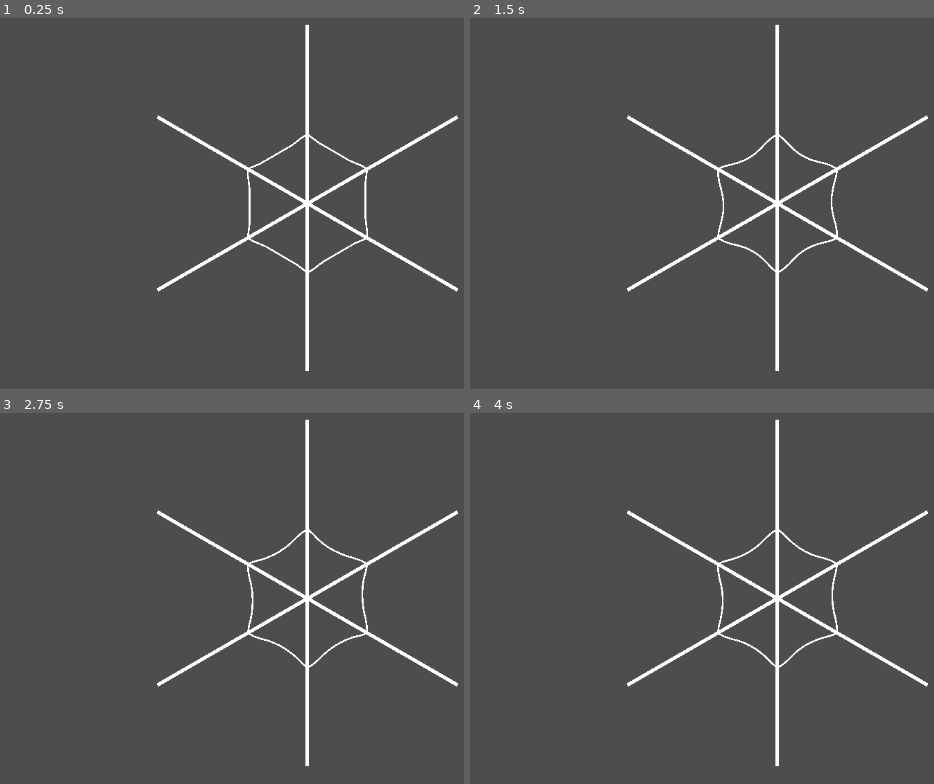
Above: before the commit, frames 1-4 (two rows, left to right).
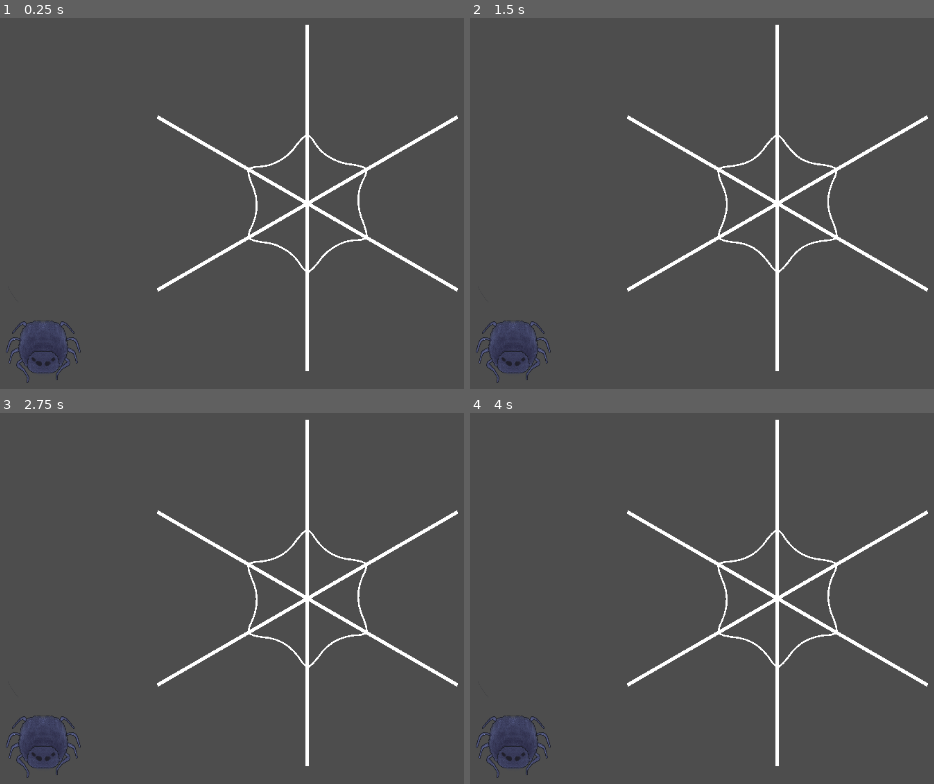
Above: after the commit, the same moments.

Repository: Ofir160/Itsy-Bitsy-Spider-Repository
Game: Godot game, scene res://Scenes/level_1.tscn
The game is run twice, just before and just after one commit, with the same random seed, the same clock (stepped at 60 frames per second) and the same inputs.
Inputs:
- Up to frame 1 (0.25 s): no input
- Up to frame 2 (1.5 s): no input
- Up to frame 3 (2.75 s): no input
- Up to frame 4 (4 s): no input

The runs differ from the first frame. In frame 1, 1.7% of the frame differs, in the area x 1-80%, y 31-99%; in frame 2, 1.6%; in frame 3, 1.6%; in frame 4, 1.6%.

Commit message:
Small Changes / Added the player script
:p

Diff:
--- a/Scenes/frame_thread.tscn
+++ b/Scenes/frame_thread.tscn
@@ -1,5 +1,8 @@
-[gd_scene format=3 uid="uid://do3ooc0q0aq8m"]
+[gd_scene load_steps=2 format=3 uid="uid://do3ooc0q0aq8m"]
 
-[node name="frame_thread" type="Line2D"]
+[ext_resource type="Script" uid="uid://w5ryjq2fxecd" path="res://Scripts/frame_thread.gd" id="1_jxgr6"]
+
+[node name="frame" type="Line2D"]
 points = PackedVector2Array(0, 0, 0, 0)
 width = 5.0
+script = ExtResource("1_jxgr6")
--- a/Scenes/level_1.tscn
+++ b/Scenes/level_1.tscn
@@ -1,7 +1,8 @@
-[gd_scene load_steps=4 format=3 uid="uid://d2smjd2mabxsc"]
+[gd_scene load_steps=5 format=3 uid="uid://d2smjd2mabxsc"]
 
 [ext_resource type="PackedScene" uid="uid://do3ooc0q0aq8m" path="res://Scenes/frame_thread.tscn" id="1_vk57k"]
-[ext_resource type="PackedScene" uid="uid://dcj0iui4jilgj" path="res://Scenes/thread.tscn" id="2_8ffim"]
+[ext_resource type="PackedScene" uid="uid://dcj0iui4jilgj" path="res://Scenes/spiral_thread.tscn" id="2_8ffim"]
+[ext_resource type="PackedScene" uid="uid://dn2b5bcbl5j78" path="res://Scenes/spider.tscn" id="3_xfk5q"]
 
 [sub_resource type="CircleShape2D" id="CircleShape2D_xfk5q"]
 radius = 239.68
@@ -14,7 +15,7 @@
 gravity_point = true
 gravity_point_center = Vector2(0, 0)
 gravity_direction = Vector2(0, 0)
-gravity = 100.0
+gravity = 500.0
 
 [node name="CollisionShape2D" type="CollisionShape2D" parent="Area2D"]
 shape = SubResource("CircleShape2D_xfk5q")
@@ -26,57 +27,73 @@
 [node name="SpiralThreads" type="Node" parent="Threads"]
 
 [node name="Thread 1" parent="Threads/SpiralThreads" node_paths=PackedStringArray("PointA", "PointB") instance=ExtResource("2_8ffim")]
-PointA = NodePath("../../../Point 1")
-PointB = NodePath("../../../Point 2")
+PointA = NodePath("../../../Intsersection 1")
+PointB = NodePath("../../../Intsersection 2")
 
 [node name="Thread 2" parent="Threads/SpiralThreads" node_paths=PackedStringArray("PointA", "PointB") instance=ExtResource("2_8ffim")]
-PointA = NodePath("../../../Point 2")
-PointB = NodePath("../../../Point 3")
+PointA = NodePath("../../../Intsersection 2")
+PointB = NodePath("../../../Intsersection 3")
 
 [node name="Thread 3" parent="Threads/SpiralThreads" node_paths=PackedStringArray("PointA", "PointB") instance=ExtResource("2_8ffim")]
-PointA = NodePath("../../../Point 3")
-PointB = NodePath("../../../Point 4")
+PointA = NodePath("../../../Intsersection 3")
+PointB = NodePath("../../../Intsersection 4")
 
 [node name="Thread 4" parent="Threads/SpiralThreads" node_paths=PackedStringArray("PointA", "PointB") instance=ExtResource("2_8ffim")]
-PointA = NodePath("../../../Point 4")
-PointB = NodePath("../../../Point 5")
+PointA = NodePath("../../../Intsersection 4")
+PointB = NodePath("../../../Intsersection 5")
 
 [node name="Thread 5" parent="Threads/SpiralThreads" node_paths=PackedStringArray("PointA", "PointB") instance=ExtResource("2_8ffim")]
-PointA = NodePath("../../../Point 5")
-PointB = NodePath("../../../Point 6")
+PointA = NodePath("../../../Intsersection 5")
+PointB = NodePath("../../../Intsersection 6")
 
 [node name="Thread 6" parent="Threads/SpiralThreads" node_paths=PackedStringArray("PointA", "PointB") instance=ExtResource("2_8ffim")]
-PointA = NodePath("../../../Point 6")
-PointB = NodePath("../../../Point 1")
+PointA = NodePath("../../../Intsersection 6")
+PointB = NodePath("../../../Intsersection 1")
 
 [node name="FrameThreads" type="Node" parent="Threads"]
 
 [node name="Line 1" parent="Threads/FrameThreads" instance=ExtResource("1_vk57k")]
 position = Vector2(0, -8)
-points = PackedVector2Array(0, -250, 0, 250)
+points = PackedVector2Array(0, -250, 0, 0)
 
 [node name="Line 2" parent="Threads/FrameThreads" instance=ExtResource("1_vk57k")]
 rotation = -2.0944
-points = PackedVector2Array(0, -250, 0, 250)
+points = PackedVector2Array(0, 0, 0, 250)
 
 [node name="Line 3" parent="Threads/FrameThreads" instance=ExtResource("1_vk57k")]
 rotation = 2.0944
-points = PackedVector2Array(0, -250, 0, 250)
+points = PackedVector2Array(0, -250, 0, 0)
 
-[node name="Point 1" type="Node2D" parent="."]
+[node name="Line 4" parent="Threads/FrameThreads" instance=ExtResource("1_vk57k")]
+position = Vector2(0, -8)
+points = PackedVector2Array(0, 0, 0, 250)
+
+[node name="Line 5" parent="Threads/FrameThreads" instance=ExtResource("1_vk57k")]
+rotation = 1.0472
+points = PackedVector2Array(0, 0, 0, 250)
+
+[node name="Line 6" parent="Threads/FrameThreads" instance=ExtResource("1_vk57k")]
+rotation = 2.0944
+points = PackedVector2Array(0, 0, 0, 250)
+
+[node name="Intsersection 1" type="Node2D" parent="."]
 position = Vector2(0, -100)
 
-[node name="Point 2" type="Node2D" parent="."]
+[node name="Intsersection 2" type="Node2D" parent="."]
 position = Vector2(86, -50)
 
-[node name="Point 3" type="Node2D" parent="."]
+[node name="Intsersection 3" type="Node2D" parent="."]
 position = Vector2(86, 50)
 
-[node name="Point 4" type="Node2D" parent="."]
+[node name="Intsersection 4" type="Node2D" parent="."]
 position = Vector2(0, 100)
 
-[node name="Point 5" type="Node2D" parent="."]
+[node name="Intsersection 5" type="Node2D" parent="."]
 position = Vector2(-86, 50)
 
-[node name="Point 6" type="Node2D" parent="."]
+[node name="Intsersection 6" type="Node2D" parent="."]
 position = Vector2(-86, -50)
+
+[node name="spider" parent="." node_paths=PackedStringArray("frames") instance=ExtResource("3_xfk5q")]
+position = Vector2(-366, 212)
+frames = [NodePath("../Threads/FrameThreads/Line 1"), NodePath("../Threads/FrameThreads/Line 2"), NodePath("../Threads/FrameThreads/Line 3"), NodePath("../Threads/FrameThreads/Line 4"), NodePath("../Threads/FrameThreads/Line 5"), NodePath("../Threads/FrameThreads/Line 6")]
--- a/Scenes/player.tscn
+++ /dev/null
@@ -1,13 +0,0 @@
-[gd_scene load_steps=3 format=3 uid="uid://dn2b5bcbl5j78"]
-
-[sub_resource type="RectangleShape2D" id="RectangleShape2D_f60y1"]
-
-[sub_resource type="SpriteFrames" id="SpriteFrames_v0iea"]
-
-[node name="Player" type="CharacterBody2D"]
-
-[node name="CollisionShape2D" type="CollisionShape2D" parent="."]
-shape = SubResource("RectangleShape2D_f60y1")
-
-[node name="AnimatedSprite2D" type="AnimatedSprite2D" parent="."]
-sprite_frames = SubResource("SpriteFrames_v0iea")
--- /dev/null
+++ b/Scenes/spider.tscn
@@ -0,0 +1,28 @@
+[gd_scene load_steps=5 format=3 uid="uid://dn2b5bcbl5j78"]
+
+[ext_resource type="Script" uid="uid://bn0nv11c3qe4j" path="res://Scripts/spider.gd" id="1_h33fn"]
+[ext_resource type="Texture2D" uid="uid://j7ntx67y2xl3" path="res://Assets/Spiderrr.png" id="2_gedd4"]
+
+[sub_resource type="RectangleShape2D" id="RectangleShape2D_f60y1"]
+
+[sub_resource type="SpriteFrames" id="SpriteFrames_v0iea"]
+animations = [{
+"frames": [{
+"duration": 1.0,
+"texture": ExtResource("2_gedd4")
+}],
+"loop": true,
+"name": &"Idle",
+"speed": 5.0
+}]
+
+[node name="spider" type="CharacterBody2D"]
+script = ExtResource("1_h33fn")
+
+[node name="CollisionShape2D" type="CollisionShape2D" parent="."]
+shape = SubResource("RectangleShape2D_f60y1")
+
+[node name="AnimatedSprite2D" type="AnimatedSprite2D" parent="."]
+scale = Vector2(0.1, 0.1)
+sprite_frames = SubResource("SpriteFrames_v0iea")
+animation = &"Idle"
--- /dev/null
+++ b/Scenes/spiral_thread.tscn
@@ -0,0 +1,129 @@
+[gd_scene load_steps=4 format=3 uid="uid://dcj0iui4jilgj"]
+
+[ext_resource type="Script" uid="uid://ecqo8o74xdty" path="res://Scripts/spiral_thread.gd" id="1_7ikvq"]
+[ext_resource type="PackedScene" uid="uid://c6id13qu7pjt5" path="res://Scenes/thread_segment.tscn" id="2_6d6hj"]
+
+[sub_resource type="CircleShape2D" id="CircleShape2D_jmrop"]
+
+[node name="thread" type="Line2D" node_paths=PackedStringArray("physics_bodies")]
+points = PackedVector2Array(0, 0, 0, 0, 0, 0, 0, 0, 0, 0, 0, 0, 0, 0, 0, 0, 0, 0, 0, 0, 0, 0)
+width = 2.5
+script = ExtResource("1_7ikvq")
+physics_bodies = [NodePath("NodeA"), NodePath("ThreadSegment"), NodePath("ThreadSegment2"), NodePath("ThreadSegment3"), NodePath("ThreadSegment4"), NodePath("ThreadSegment5"), NodePath("ThreadSegment6"), NodePath("ThreadSegment7"), NodePath("ThreadSegment8"), NodePath("ThreadSegment9"), NodePath("NodeB")]
+
+[node name="NodeA" type="StaticBody2D" parent="."]
+collision_layer = 0
+collision_mask = 0
+
+[node name="CollisionShape2D" type="CollisionShape2D" parent="NodeA"]
+shape = SubResource("CircleShape2D_jmrop")
+
+[node name="NodeB" type="StaticBody2D" parent="."]
+position = Vector2(0, 100)
+collision_layer = 0
+collision_mask = 0
+
+[node name="CollisionShape2D" type="CollisionShape2D" parent="NodeB"]
+shape = SubResource("CircleShape2D_jmrop")
+
+[node name="ThreadSegment" parent="." instance=ExtResource("2_6d6hj")]
+position = Vector2(0, 10)
+collision_mask = 2
+
+[node name="ThreadSegment2" parent="." instance=ExtResource("2_6d6hj")]
+position = Vector2(0, 20)
+collision_mask = 2
+
+[node name="ThreadSegment3" parent="." instance=ExtResource("2_6d6hj")]
+position = Vector2(0, 30)
+collision_mask = 2
+
+[node name="ThreadSegment4" parent="." instance=ExtResource("2_6d6hj")]
+position = Vector2(0, 40)
+collision_mask = 2
+
+[node name="ThreadSegment5" parent="." instance=ExtResource("2_6d6hj")]
+position = Vector2(0, 50)
+collision_mask = 2
+
+[node name="ThreadSegment6" parent="." instance=ExtResource("2_6d6hj")]
+position = Vector2(0, 60)
+collision_mask = 2
+
+[node name="ThreadSegment7" parent="." instance=ExtResource("2_6d6hj")]
+position = Vector2(0, 70)
+collision_mask = 2
+
+[node name="ThreadSegment8" parent="." instance=ExtResource("2_6d6hj")]
+position = Vector2(0, 80)
+collision_mask = 2
+
+[node name="ThreadSegment9" parent="." instance=ExtResource("2_6d6hj")]
+position = Vector2(0, 90)
+collision_mask = 2
+
+[node name="PinJoint2D" type="PinJoint2D" parent="."]
+position = Vector2(0, 5)
+node_a = NodePath("../NodeA")
+node_b = NodePath("../ThreadSegment")
+softness = 0.1
+
+[node name="PinJoint2D2" type="PinJoint2D" parent="."]
+position = Vector2(0, 15)
+node_a = NodePath("../ThreadSegment")
+node_b = NodePath("../ThreadSegment2")
+softness = 0.1
+
+[node name="PinJoint2D3" type="PinJoint2D" parent="."]
+position = Vector2(0, 25)
+node_a = NodePath("../ThreadSegment2")
+node_b = NodePath("../ThreadSegment3")
+softness = 0.1
+
+[node name="PinJoint2D4" type="PinJoint2D" parent="."]
+position = Vector2(0, 35)
+node_a = NodePath("../ThreadSegment3")
+node_b = NodePath("../ThreadSegment4")
+softness = 0.1
+
+[node name="PinJoint2D5" type="PinJoint2D" parent="."]
+position = Vector2(0, 45)
+node_a = NodePath("../ThreadSegment4")
+node_b = NodePath("../ThreadSegment5")
+softness = 0.1
+
+[node name="PinJoint2D6" type="PinJoint2D" parent="."]
+position = Vector2(0, 55)
+node_a = NodePath("../ThreadSegment5")
+node_b = NodePath("../ThreadSegment6")
+softness = 0.1
+
+[node name="PinJoint2D7" type="PinJoint2D" parent="."]
+position = Vector2(0, 65)
+node_a = NodePath("../ThreadSegment6")
+node_b = NodePath("../ThreadSegment7")
+softness = 0.1
+
+[node name="PinJoint2D8" type="PinJoint2D" parent="."]
+position = Vector2(0, 75)
+node_a = NodePath("../ThreadSegment7")
+node_b = NodePath("../ThreadSegment8")
+softness = 0.1
+
+[node name="PinJoint2D9" type="PinJoint2D" parent="."]
+position = Vector2(0, 85)
+node_a = NodePath("../ThreadSegment8")
+node_b = NodePath("../ThreadSegment9")
+softness = 0.1
+
+[node name="PinJoint2D10" type="PinJoint2D" parent="."]
+position = Vector2(0, 95)
+node_a = NodePath("../ThreadSegment9")
+node_b = NodePath("../NodeB")
+softness = 0.1
+
+[node name="PinJoint2D11" type="PinJoint2D" parent="."]
+position = Vector2(0, 100)
+node_a = NodePath("../ThreadSegment9")
+node_b = NodePath("../NodeB")
+softness = 0.1
--- a/Scenes/thread.tscn
+++ /dev/null
@@ -1,129 +0,0 @@
-[gd_scene load_steps=4 format=3 uid="uid://dcj0iui4jilgj"]
-
-[ext_resource type="Script" uid="uid://ecqo8o74xdty" path="res://Scripts/thread.gd" id="1_kjoau"]
-[ext_resource type="PackedScene" uid="uid://c6id13qu7pjt5" path="res://Scenes/thread_segment.tscn" id="2_jmrop"]
-
-[sub_resource type="CircleShape2D" id="CircleShape2D_jmrop"]
-
-[node name="thread" type="Line2D" node_paths=PackedStringArray("physics_bodies")]
-points = PackedVector2Array(0, 0, 0, 0, 0, 0, 0, 0, 0, 0, 0, 0, 0, 0, 0, 0, 0, 0, 0, 0, 0, 0)
-width = 2.5
-script = ExtResource("1_kjoau")
-physics_bodies = [NodePath("NodeA"), NodePath("ThreadSegment"), NodePath("ThreadSegment2"), NodePath("ThreadSegment3"), NodePath("ThreadSegment4"), NodePath("ThreadSegment5"), NodePath("ThreadSegment6"), NodePath("ThreadSegment7"), NodePath("ThreadSegment8"), NodePath("ThreadSegment9"), NodePath("NodeB")]
-
-[node name="NodeA" type="StaticBody2D" parent="."]
-collision_layer = 0
-collision_mask = 0
-
-[node name="CollisionShape2D" type="CollisionShape2D" parent="NodeA"]
-shape = SubResource("CircleShape2D_jmrop")
-
-[node name="NodeB" type="StaticBody2D" parent="."]
-position = Vector2(0, 100)
-collision_layer = 0
-collision_mask = 0
-
-[node name="CollisionShape2D" type="CollisionShape2D" parent="NodeB"]
-shape = SubResource("CircleShape2D_jmrop")
-
-[node name="ThreadSegment" parent="." instance=ExtResource("2_jmrop")]
-position = Vector2(0, 10)
-collision_mask = 2
-
-[node name="ThreadSegment2" parent="." instance=ExtResource("2_jmrop")]
-position = Vector2(0, 20)
-collision_mask = 2
-
-[node name="ThreadSegment3" parent="." instance=ExtResource("2_jmrop")]
-position = Vector2(0, 30)
-collision_mask = 2
-
-[node name="ThreadSegment4" parent="." instance=ExtResource("2_jmrop")]
-position = Vector2(0, 40)
-collision_mask = 2
-
-[node name="ThreadSegment5" parent="." instance=ExtResource("2_jmrop")]
-position = Vector2(0, 50)
-collision_mask = 2
-
-[node name="ThreadSegment6" parent="." instance=ExtResource("2_jmrop")]
-position = Vector2(0, 60)
-collision_mask = 2
-
-[node name="ThreadSegment7" parent="." instance=ExtResource("2_jmrop")]
-position = Vector2(0, 70)
-collision_mask = 2
-
-[node name="ThreadSegment8" parent="." instance=ExtResource("2_jmrop")]
-position = Vector2(0, 80)
-collision_mask = 2
-
-[node name="ThreadSegment9" parent="." instance=ExtResource("2_jmrop")]
-position = Vector2(0, 90)
-collision_mask = 2
-
-[node name="PinJoint2D" type="PinJoint2D" parent="."]
-position = Vector2(0, 5)
-node_a = NodePath("../NodeA")
-node_b = NodePath("../ThreadSegment")
-softness = 0.1
-
-[node name="PinJoint2D2" type="PinJoint2D" parent="."]
-position = Vector2(0, 15)
-node_a = NodePath("../ThreadSegment")
-node_b = NodePath("../ThreadSegment2")
-softness = 0.1
-
-[node name="PinJoint2D3" type="PinJoint2D" parent="."]
-position = Vector2(0, 25)
-node_a = NodePath("../ThreadSegment2")
-node_b = NodePath("../ThreadSegment3")
-softness = 0.1
-
-[node name="PinJoint2D4" type="PinJoint2D" parent="."]
-position = Vector2(0, 35)
-node_a = NodePath("../ThreadSegment3")
-node_b = NodePath("../ThreadSegment4")
-softness = 0.1
-
-[node name="PinJoint2D5" type="PinJoint2D" parent="."]
-position = Vector2(0, 45)
-node_a = NodePath("../ThreadSegment4")
-node_b = NodePath("../ThreadSegment5")
-softness = 0.1
-
-[node name="PinJoint2D6" type="PinJoint2D" parent="."]
-position = Vector2(0, 55)
-node_a = NodePath("../ThreadSegment5")
-node_b = NodePath("../ThreadSegment6")
-softness = 0.1
-
-[node name="PinJoint2D7" type="PinJoint2D" parent="."]
-position = Vector2(0, 65)
-node_a = NodePath("../ThreadSegment6")
-node_b = NodePath("../ThreadSegment7")
-softness = 0.1
-
-[node name="PinJoint2D8" type="PinJoint2D" parent="."]
-position = Vector2(0, 75)
-node_a = NodePath("../ThreadSegment7")
-node_b = NodePath("../ThreadSegment8")
-softness = 0.1
-
-[node name="PinJoint2D9" type="PinJoint2D" parent="."]
-position = Vector2(0, 85)
-node_a = NodePath("../ThreadSegment8")
-node_b = NodePath("../ThreadSegment9")
-softness = 0.1
-
-[node name="PinJoint2D10" type="PinJoint2D" parent="."]
-position = Vector2(0, 95)
-node_a = NodePath("../ThreadSegment9")
-node_b = NodePath("../NodeB")
-softness = 0.1
-
-[node name="PinJoint2D11" type="PinJoint2D" parent="."]
-position = Vector2(0, 100)
-node_a = NodePath("../ThreadSegment9")
-node_b = NodePath("../NodeB")
-softness = 0.1
--- /dev/null
+++ b/Scripts/frame_thread.gd
@@ -0,0 +1,7 @@
+class_name FrameThread
+extends Line2D
+
+var complete_connections : int
+var connections : Array[Vector2]
+var thread_left = {}
+var thread_right = {}
--- /dev/null
+++ b/Scripts/spider.gd
@@ -0,0 +1,11 @@
+class_name Spider
+extends CharacterBody2D
+
+@export var frames : Array[FrameThread]
+
+const SPEED = 200.0
+
+var correct_anlge : bool
+var thread_scene = preload("res://Scenes/spiral_thread.tscn")
+var current_frame : FrameThread
+var current_thread : SpiralThread
--- /dev/null
+++ b/Scripts/spiral_thread.gd
@@ -0,0 +1,25 @@
+class_name SpiralThread
+extends Line2D
+
+@export var PointA : Node2D
+@export var PointB : Node2D
+
+@export var physics_bodies : Array[PhysicsBody2D] = []
+
+func _ready() -> void:
+	position = PointA.position
+	var offset : Vector2 = PointB.position - PointA.position
+	var length : float = offset.length()
+	scale.y = length / 100
+	var angle : float
+	if PointA.position.y > PointB.position.y:
+		angle = PI - atan(offset.x / offset.y)
+	else:
+		angle = -atan(offset.x / offset.y)
+	rotation = angle
+
+func _physics_process(delta: float) -> void:
+	for i in range(0, 11):
+		var body = physics_bodies[i]
+		points[i].x = body.position.x
+		points[i].y = body.position.y
--- a/Scripts/thread.gd
+++ /dev/null
@@ -1,24 +0,0 @@
-extends Line2D
-
-@export var PointA : Node2D
-@export var PointB : Node2D
-
-@export var physics_bodies : Array[PhysicsBody2D] = []
-
-func _ready() -> void:
-	position = PointA.position
-	var offset : Vector2 = PointB.position - PointA.position
-	var length : float = offset.length()
-	scale.y = length / 100
-	var angle : float
-	if PointA.position.y > PointB.position.y:
-		angle = PI - atan(offset.x / offset.y)
-	else:
-		angle = -atan(offset.x / offset.y)
-	rotation = angle
-
-func _physics_process(delta: float) -> void:
-	for i in range(0, 11):
-		var body = physics_bodies[i]
-		points[i].x = body.position.x
-		points[i].y = body.position.y
--- a/project.godot
+++ b/project.godot
@@ -15,6 +15,32 @@
 config/features=PackedStringArray("4.4", "Forward Plus")
 config/icon="res://icon.svg"
 
+[input]
+
+Spool={
+"deadzone": 0.2,
+"events": [Object(InputEventKey,"resource_local_to_scene":false,"resource_name":"","device":-1,"window_id":0,"alt_pressed":false,"shift_pressed":false,"ctrl_pressed":false,"meta_pressed":false,"pressed":false,"keycode":0,"physical_keycode":69,"key_label":0,"unicode":101,"location":0,"echo":false,"script":null)
+]
+}
+MoveForward={
+"deadzone": 0.2,
+"events": [Object(InputEventKey,"resource_local_to_scene":false,"resource_name":"","device":-1,"window_id":0,"alt_pressed":false,"shift_pressed":false,"ctrl_pressed":false,"meta_pressed":false,"pressed":false,"keycode":0,"physical_keycode":87,"key_label":0,"unicode":119,"location":0,"echo":false,"script":null)
+, Object(InputEventKey,"resource_local_to_scene":false,"resource_name":"","device":-1,"window_id":0,"alt_pressed":false,"shift_pressed":false,"ctrl_pressed":false,"meta_pressed":false,"pressed":false,"keycode":0,"physical_keycode":4194320,"key_label":0,"unicode":0,"location":0,"echo":false,"script":null)
+]
+}
+TurnLeft={
+"deadzone": 0.2,
+"events": [Object(InputEventKey,"resource_local_to_scene":false,"resource_name":"","device":-1,"window_id":0,"alt_pressed":false,"shift_pressed":false,"ctrl_pressed":false,"meta_pressed":false,"pressed":false,"keycode":0,"physical_keycode":65,"key_label":0,"unicode":97,"location":0,"echo":false,"script":null)
+, Object(InputEventKey,"resource_local_to_scene":false,"resource_name":"","device":-1,"window_id":0,"alt_pressed":false,"shift_pressed":false,"ctrl_pressed":false,"meta_pressed":false,"pressed":false,"keycode":0,"physical_keycode":4194319,"key_label":0,"unicode":0,"location":0,"echo":false,"script":null)
+]
+}
+TurnRight={
+"deadzone": 0.2,
+"events": [Object(InputEventKey,"resource_local_to_scene":false,"resource_name":"","device":-1,"window_id":0,"alt_pressed":false,"shift_pressed":false,"ctrl_pressed":false,"meta_pressed":false,"pressed":false,"keycode":0,"physical_keycode":68,"key_label":0,"unicode":100,"location":0,"echo":false,"script":null)
+, Object(InputEventKey,"resource_local_to_scene":false,"resource_name":"","device":-1,"window_id":0,"alt_pressed":false,"shift_pressed":false,"ctrl_pressed":false,"meta_pressed":false,"pressed":false,"keycode":0,"physical_keycode":4194321,"key_label":0,"unicode":0,"location":0,"echo":false,"script":null)
+]
+}
+
 [physics]
 
 2d/default_gravity=0.0
Not shown, added: Assets/Bg1.png.import
Not shown, added: Assets/Bg2.png.import
Not shown, added: Assets/Bg3.png.import
Binary file added: Assets/Spiderrr.png
Not shown, added: Assets/Spiderrr.png.import
Not shown, added: Scripts/frame_thread.gd.uid
Not shown, added: Scripts/spider.gd.uid
Renamed: Scripts/thread.gd.uid -> Scripts/spiral_thread.gd.uid
Not shown, added: Assets/Bg1.png
Not shown, added: Assets/Bg2.png
Not shown, added: Assets/Bg3.png
